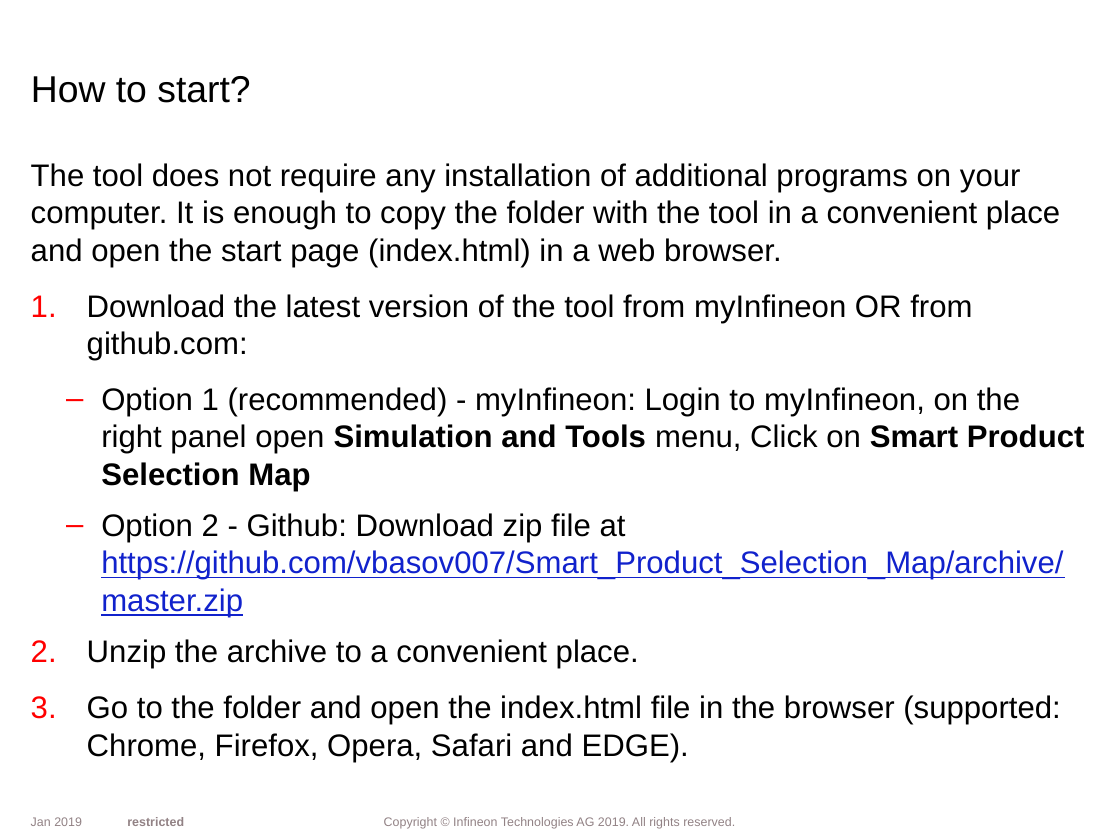
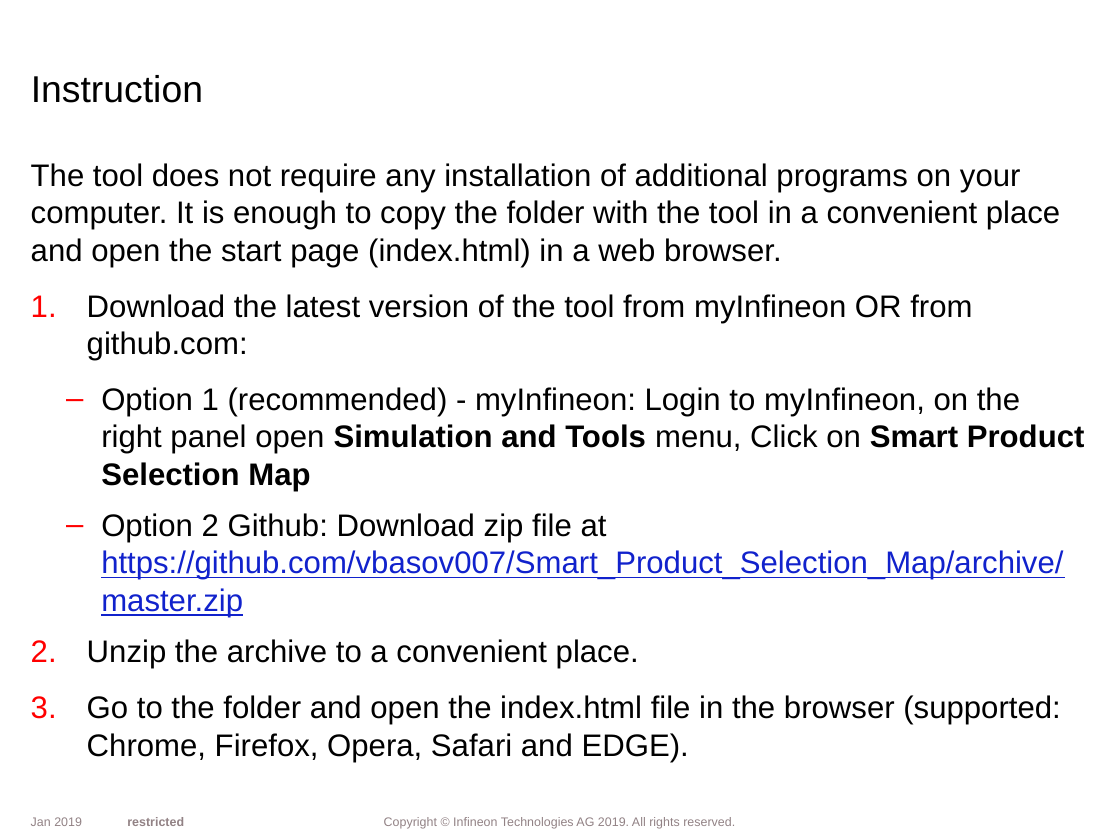
Before and after one commit to vbasov007/Infineon_Selection_Guide, a slide deck: slide 9 of Guides/Become infineon portfilio expert in 1 min.pptx (slide 7 before the commit). Drawn at 1120x840 pixels with LibreOffice and Linux fonts; fonts in the diff are those of the drawing; background and template pictures are left out. Boxes give left, top, right and bottom in pixels: in the first picture for what was removed or moved away, otherwise in the second. Text is boxed around its words. In the diff, an @@ line names an element or a change of style, - is before the commit and + after.

```diff
--- a/Guides/Become infineon portfilio expert in 1 min.pptx
+++ b/Guides/Become infineon portfilio expert in 1 min.pptx
@@ title at box(31, 75, 203, 103): text changed @@
-How to start?
+Instruction
@@ text at box(101, 513, 1063, 617): text changed @@
-  – Option 2 - Github: Download zip file at https://github.com/vbasov007/Smart_Product_Selection_Map/archive/master.zip
+  – Option 2 Github: Download zip file at https://github.com/vbasov007/Smart_Product_Selection_Map/archive/master.zip
```
Also in this commit, not shown: 4 other slides changed, 3 slides added, 1 slide removed, 1 other file.
